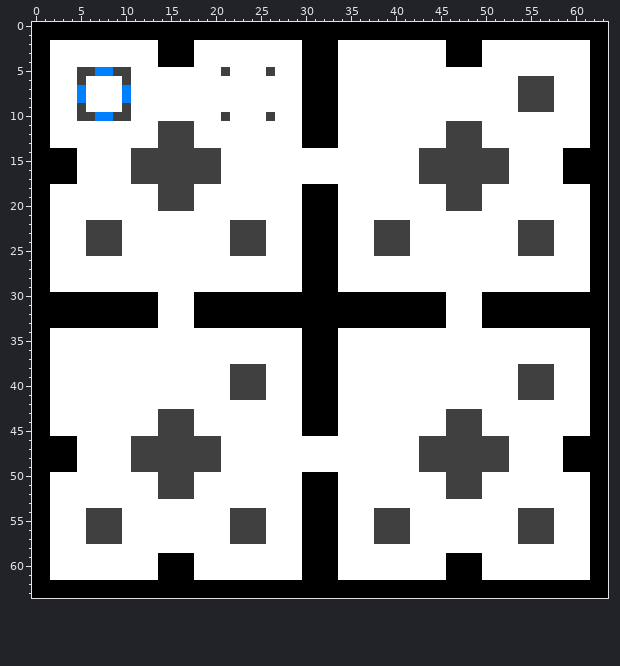
File history of a pixel-art sprite, public/assets/maps/test.png. That is the earlier state.
The file is 256x256 pixels, drawn in blocks of 4x4; one block is one cell here.
The result:
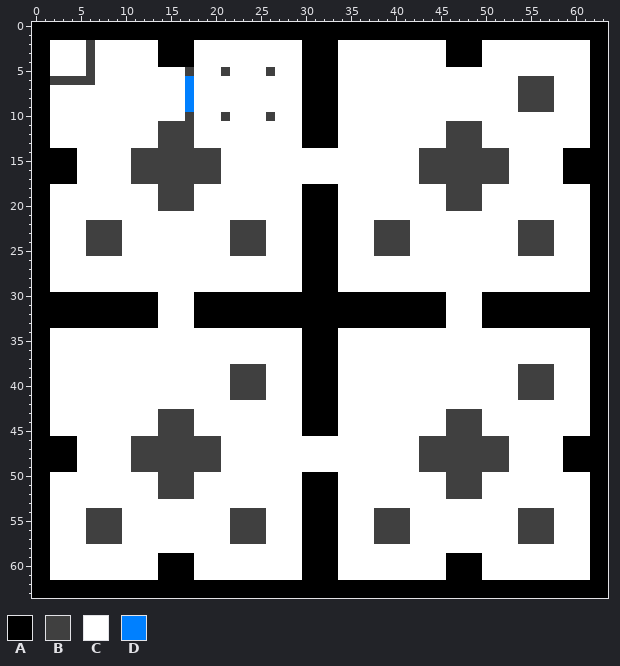
Palette (. is transparent): A #000000  B #404040  C #ffffff  D #0080ff
What changed:
Changed rows in their new state; - is an unchanged pixel.
first column x 2:
 2 ----B-----------
 3 ----B-----------
 4 ----B-----------
 5 ---C-CCCC------B
 6 BBB-B---C------D
 7 ---C----C------D
 8 ---C----C------D
 9 ---C----C------D
10 ---CCCCCC------B
Changed places in both pictures, as pixel boxes (x1, y1, x2, y2):
changed: (50, 40, 131, 121)
changed: (185, 67, 194, 121)
